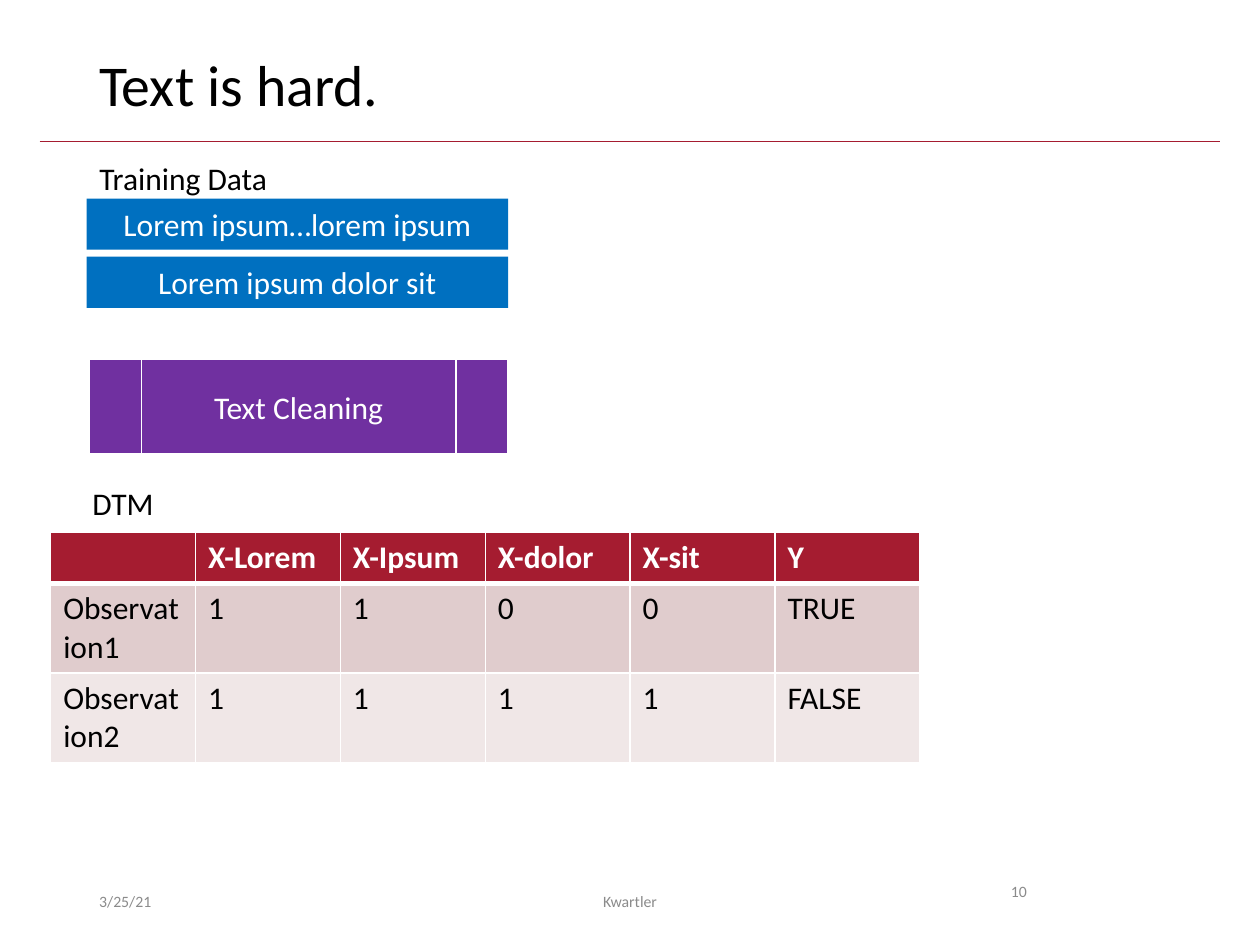
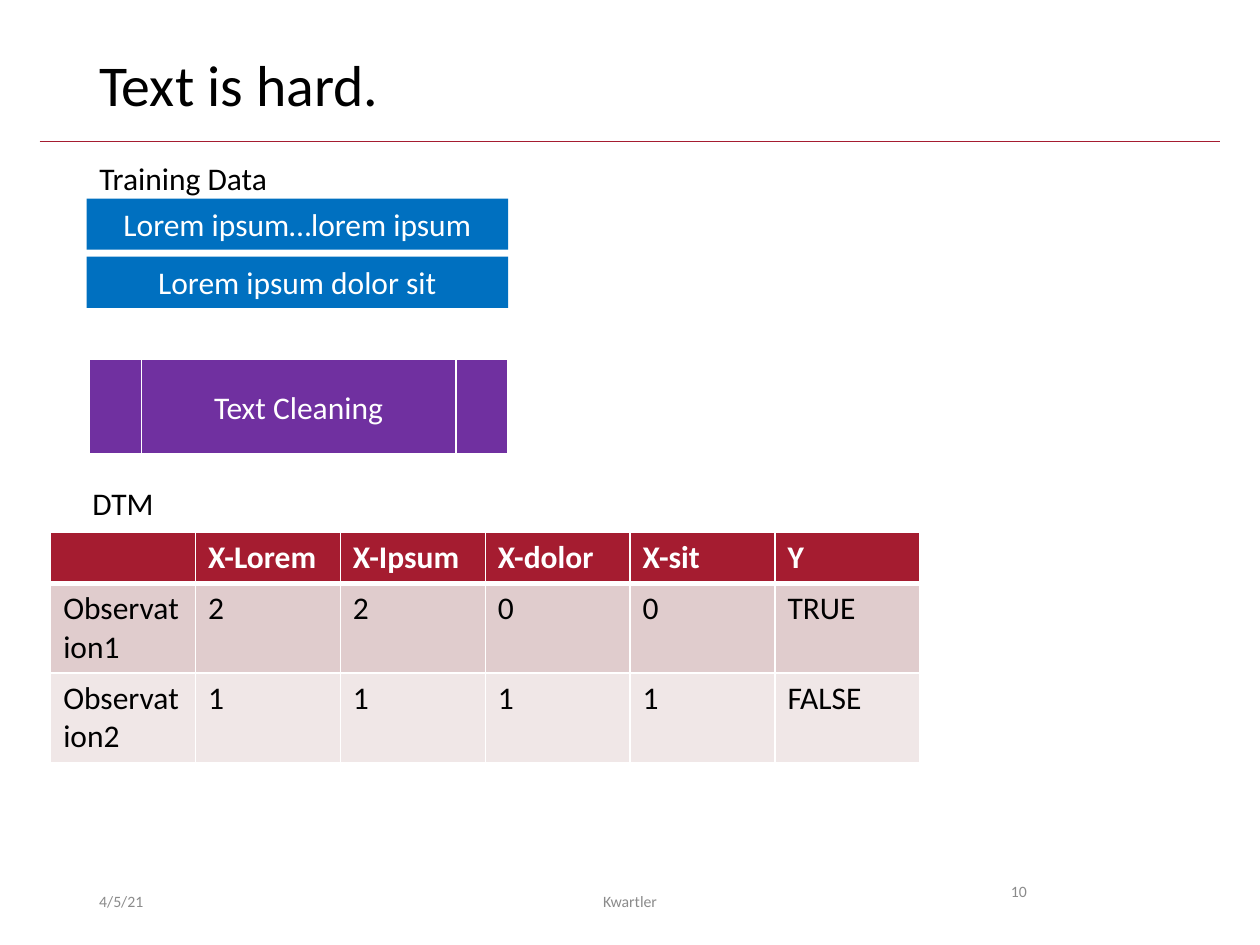
Before and after one commit to kwartler/Harvard_NLP_Student, a slide deck: slide 10 of lessons/H_text2Vec_documentClassification/A_SupervisedLearning_Classification.pptx. Drawn at 1260x945 pixels with LibreOffice and Linux fonts; fonts in the diff are those of the drawing. Boxes give left, top, right and bottom in pixels: in the first picture for what was removed or moved away, otherwise in the second. Text is boxed around its words. In the diff, an @@ line names an element or a change of style, - is before the commit and + after.

```diff
--- a/lessons/H_text2Vec_documentClassification/A_SupervisedLearning_Classification.pptx
+++ b/lessons/H_text2Vec_documentClassification/A_SupervisedLearning_Classification.pptx
@@ table at [50, 532, 920, 722] @@
-row 2, column 2: 1
+row 2, column 2: 2
-row 2, column 3: 1
+row 2, column 3: 2
@@ text at [99, 896, 143, 908]: text changed @@
-3/25/21
+4/5/21
```
Also in this commit, not shown: 36 other slides changed, 9 other files.
